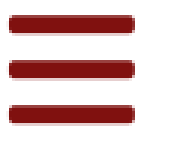
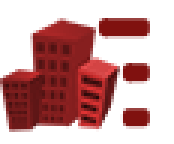
Two versions of the same layered image (174 x 144). Layer-by-layer changes:
painted on "Layer 1" over (0, 15, 135, 132)
showed "Layer 0", painted on it over (3, 18, 150, 129)
